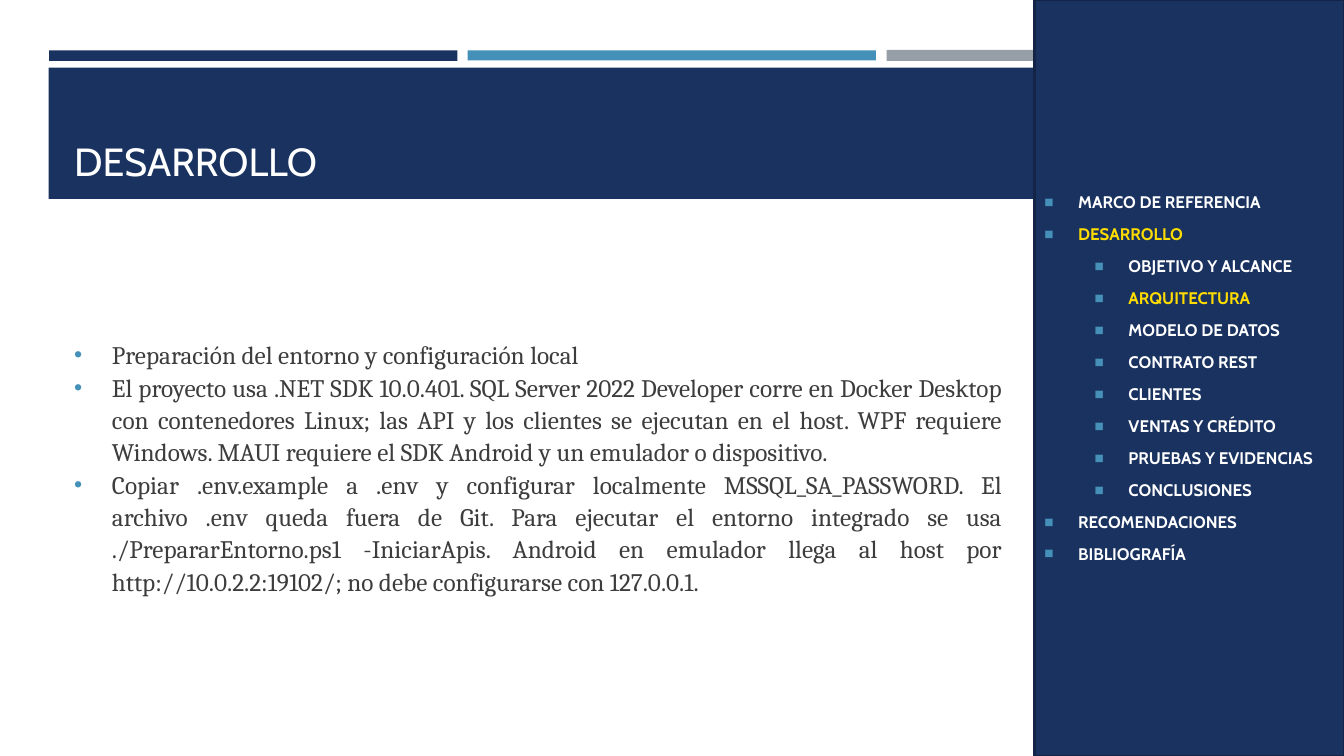
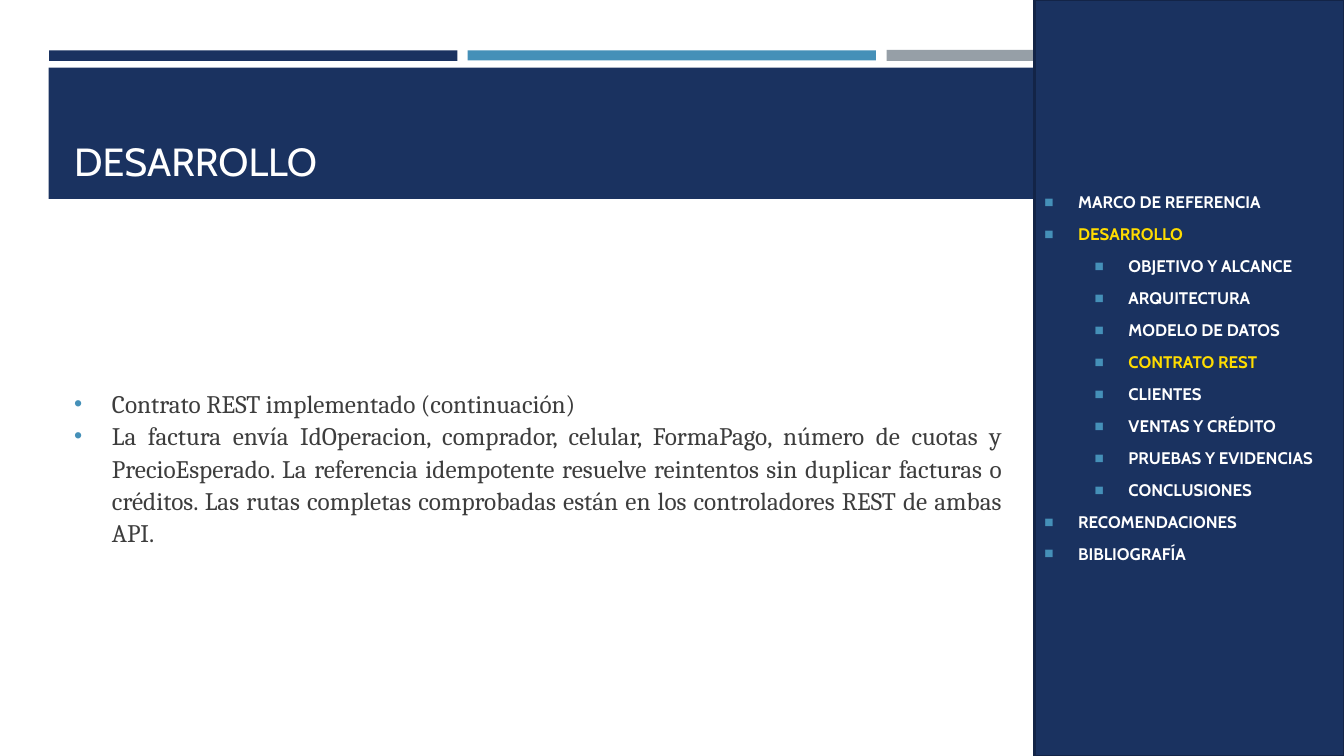
Before and after one commit to gamurigm/examen-arq-1, a slide deck: slide 6 of 05. DOCUMENTACION/02. PRESENTACION/PRESENTACION_CELULAR_BDDLOCAL_RESTFUL_DOTNET_GR09.pptx. Drawn at 1344x756 pixels with LibreOffice and Linux fonts; fonts in the diff are those of the drawing. Boxes give left, top, right and bottom in pixels: in the first picture for what was removed or moved away, otherwise in the second. Text is boxed around its words. In the diff, an @@ line names an element or a change of style, - is before the commit and + after.

Commit message:
docs: ampliar manual SQL y corregir distribución de capturas

```diff
--- a/05. DOCUMENTACION/02. PRESENTACION/PRESENTACION_CELULAR_BDDLOCAL_RESTFUL_DOTNET_GR09.pptx
+++ b/05. DOCUMENTACION/02. PRESENTACION/PRESENTACION_CELULAR_BDDLOCAL_RESTFUL_DOTNET_GR09.pptx
@@ text in rectangle at (1128,292,1257,369): text colour #FFDC00 to #FFFFFF in "ARQUITECTURA"; text colour #FFFFFF to #FFDC00 in "CONTRATO REST" @@
@@ text at (112,395,1002,542): text changed @@
-• Preparación del entorno y configuración local
-• El proyecto usa .NET SDK 10.0.401. SQL Server 2022 Developer corre en Docker Desktop con contenedores Linux; las API y los clientes se ejecutan en el host. WPF requiere Windows. MAUI requiere el SDK Android y un emulador o dispositivo.
-• Copiar .env.example a .env y configurar localmente MSSQL_SA_PASSWORD. El archivo .env queda fuera de Git. Para ejecutar el entorno integrado se usa ./PrepararEntorno.ps1 -IniciarApis. Android en emulador llega al host por http://10.0.2.2:19102/; no debe configurarse con 127.0.0.1.
+• Contrato REST implementado (continuación)
+• La factura envía IdOperacion, comprador, celular, FormaPago, número de cuotas y PrecioEsperado. La referencia idempotente resuelve reintentos sin duplicar facturas o créditos. Las rutas completas comprobadas están en los controladores REST de ambas API.
```
Also in this commit, not shown: 59 other slides changed, 31 slides added, 6 other files.
